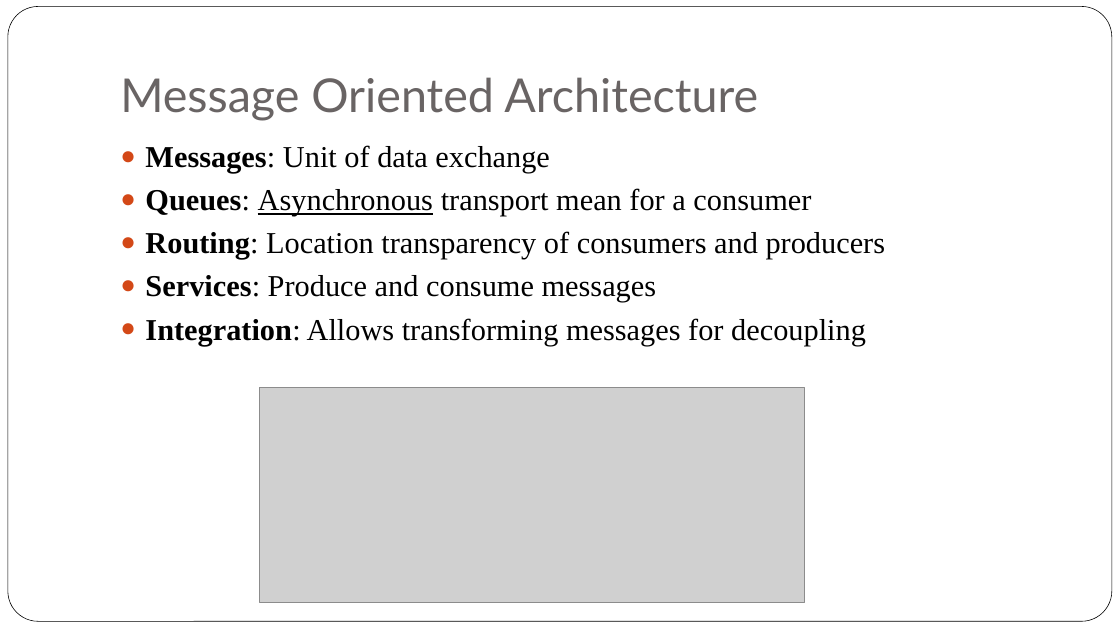
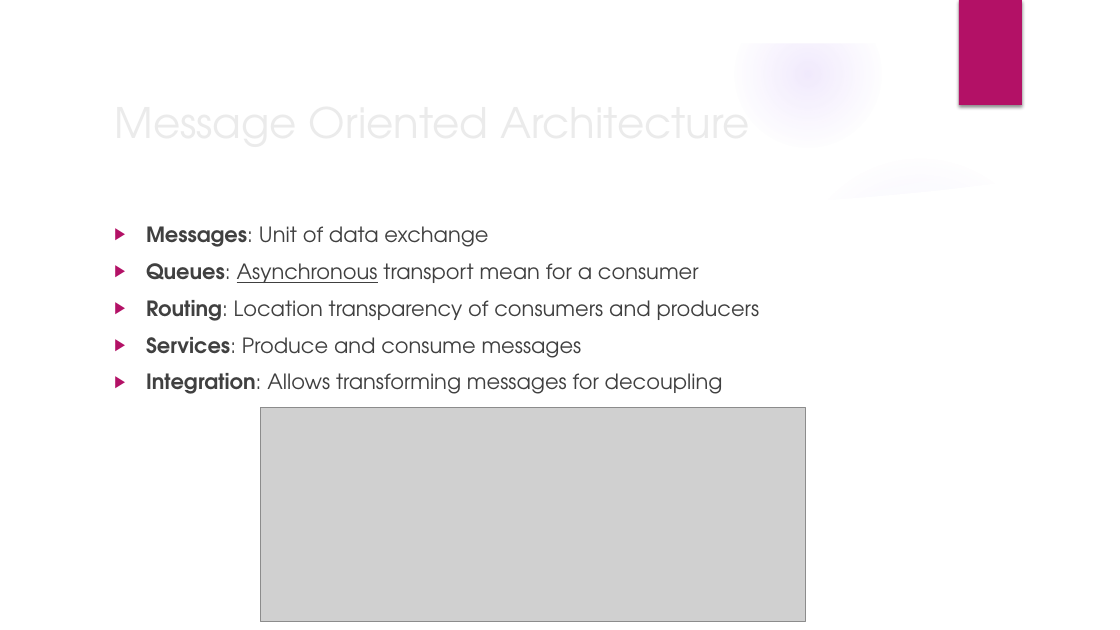
Before and after one commit to iskandersierra/DevSharp, a slide deck: slide 7 of Docs/Distributed Architecture.pptx. Drawn at 1120x630 pixels with LibreOffice and Linux fonts; fonts in the diff are those of the drawing; grey boxes stand for pictures; background and template pictures are left out. Boxes give left, top, right and bottom in pixels: in the first picture for what was removed or moved away, otherwise in the second. Text is boxed around its words. In the diff, an @@ line names an element or a change of style, - is before the commit and + after.

```diff
--- a/Docs/Distributed Architecture.pptx
+++ b/Docs/Distributed Architecture.pptx
@@ group added at <box>0,0,1120,630</box>: 5 ellipses, 3 freeform shapes @@
@@ rounded rectangle removed at <box>8,7,1112,622</box> @@
@@ rectangle added at <box>959,0,1022,105</box>, fill #B31166 @@
@@ title "Message Oriented Architecture": place and size @@
-title "Message Oriented Architecture" at <box>120,77,758,121</box>
+title "Message Oriented Architecture" at <box>106,89,911,154</box>
@@ title "Message Oriented Architecture" at <box>106,89,911,154</box>: size 40 to 36 pt, font Lato to TeX Gyre Adventor, text colour #696464 to #EBEBEB; vertical alignment bottom to middle @@
@@ text "Messages: Unit of data exchange": place and size @@
-text "Messages: Unit of data exchange" at <box>145,145,886,346</box>
+text "Messages: Unit of data exchange" at <box>146,226,760,394</box>
@@ text "Messages: Unit of data exchange" at <box>146,226,760,394</box>: size 26 to 18 pt, font Times New Roman to TeX Gyre Adventor, text colour #000000 to #404040; bullet ● to ▶; more space between paragraphs; bullet colour #D34817 to #B31166 @@
@@ picture: place and size @@
-picture at <box>260,388,805,602</box>
+picture at <box>260,408,806,622</box>
```
Also in this commit, not shown: 21 other slides changed, 1 slide removed.
